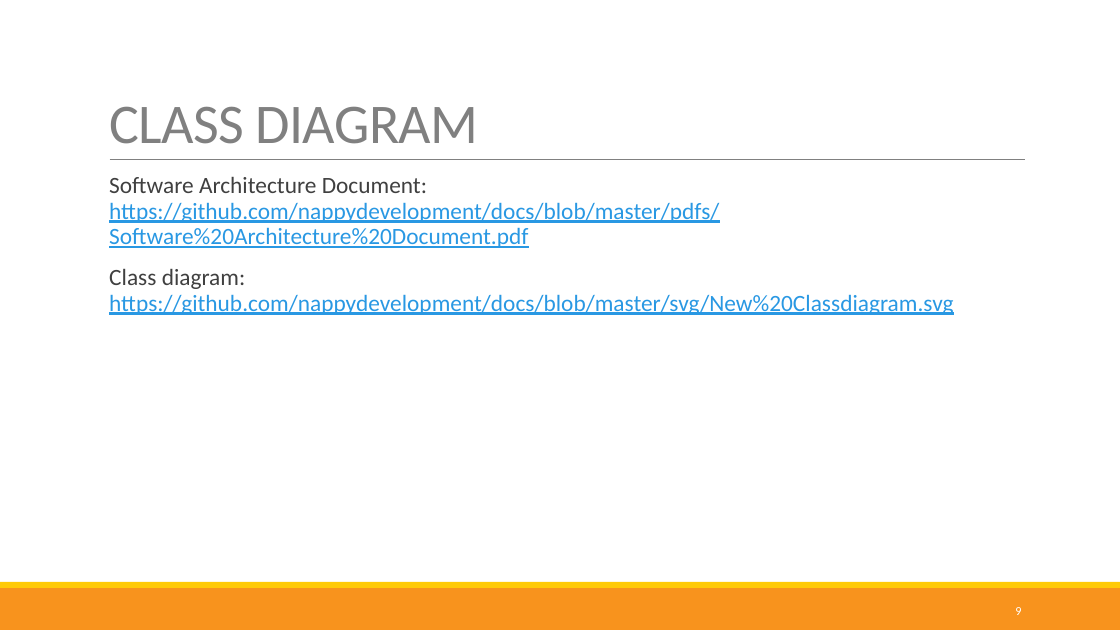
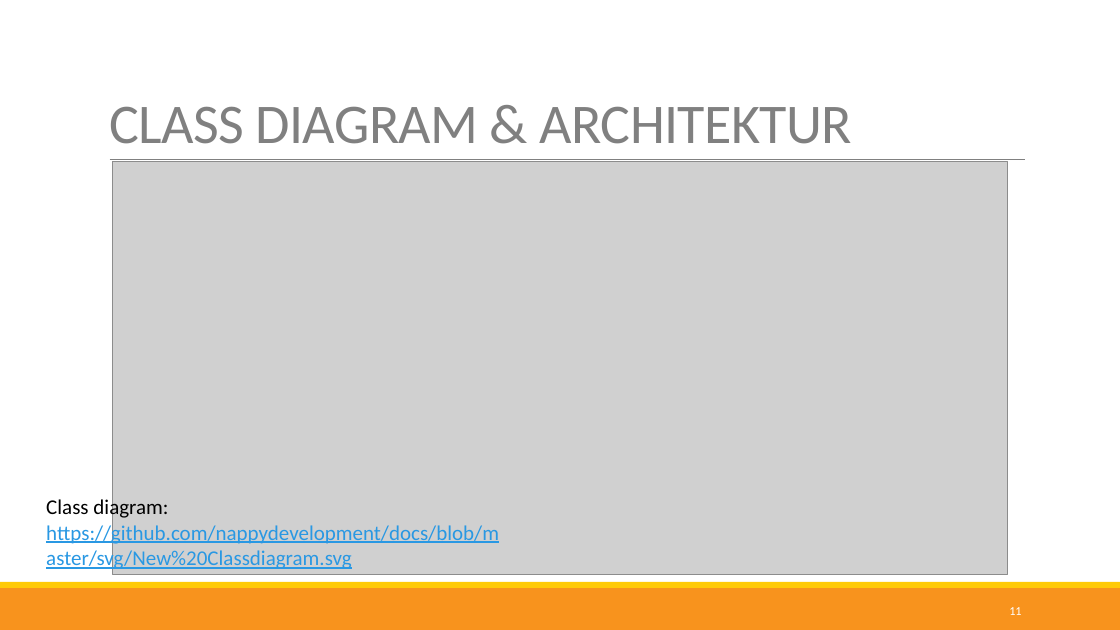
Before and after one commit to nappydevelopment/Nappy-the-ingenious-docs, a slide deck: slide 11 of Midterm-PPP.pptx (slide 9 before the commit). Drawn at 1120x630 pixels with LibreOffice and Linux fonts; fonts in the diff are those of the drawing; grey boxes stand for pictures. Boxes give left, top, right and bottom in pixels: in the first picture for what was removed or moved away, otherwise in the second. Text is boxed around its words. In the diff, an @@ line names an element or a change of style, - is before the commit and + after.

```diff
--- a/Midterm-PPP.pptx
+++ b/Midterm-PPP.pptx
@@ title at bbox=[109, 106, 852, 144]: text changed @@
-CLASS DIAGRAM
+CLASS DIAGRAM & ARCHITEKTUR
@@ text removed at bbox=[109, 177, 953, 315] @@
-  Software Architecture Document:
-  https://github.com/nappydevelopment/docs/blob/master/pdfs/Software%20Architecture%20Document.pdf
-  Class diagram: https://github.com/nappydevelopment/docs/blob/master/svg/New%20Classdiagram.svg
@@ picture added at bbox=[113, 161, 1007, 575] @@
@@ text added at bbox=[46, 497, 499, 571], 18 pt, text #2998E3, underline @@
+Class diagram: https://github.com/nappydevelopment/docs/blob/master/svg/New%20Classdiagram.svg
@@ page number at bbox=[1009, 607, 1021, 615]: text changed @@
-9
+11
```
Also in this commit, not shown: 3 other slides changed, 3 slides added, 4 other files.
